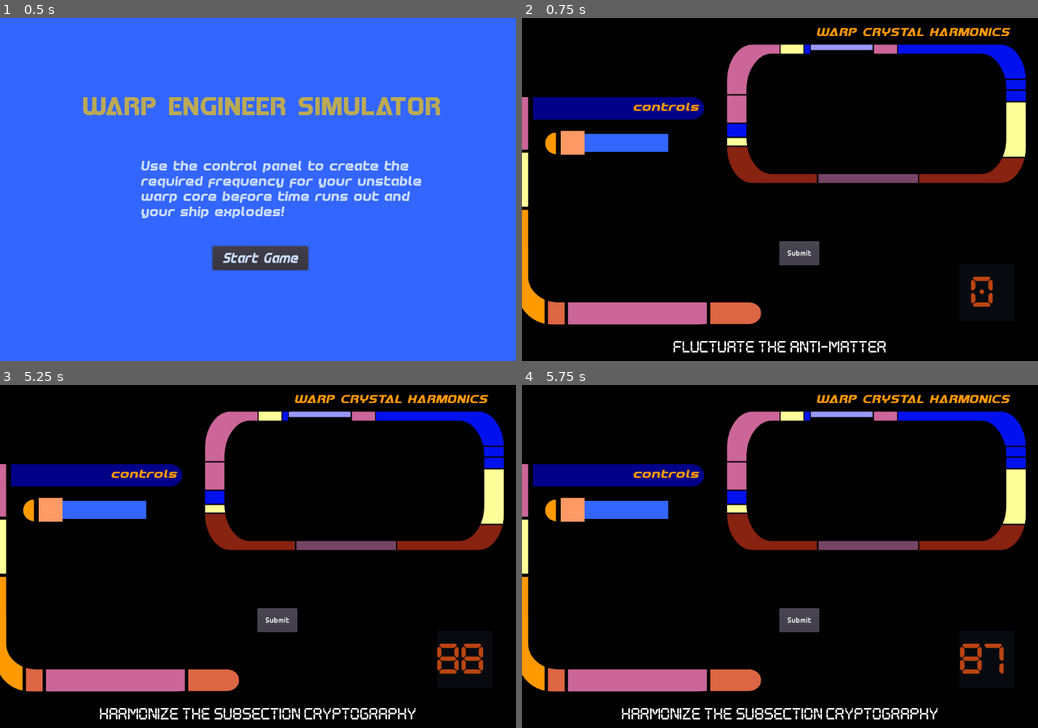
Above: before the commit, frames 1-4 (two rows, left to right).
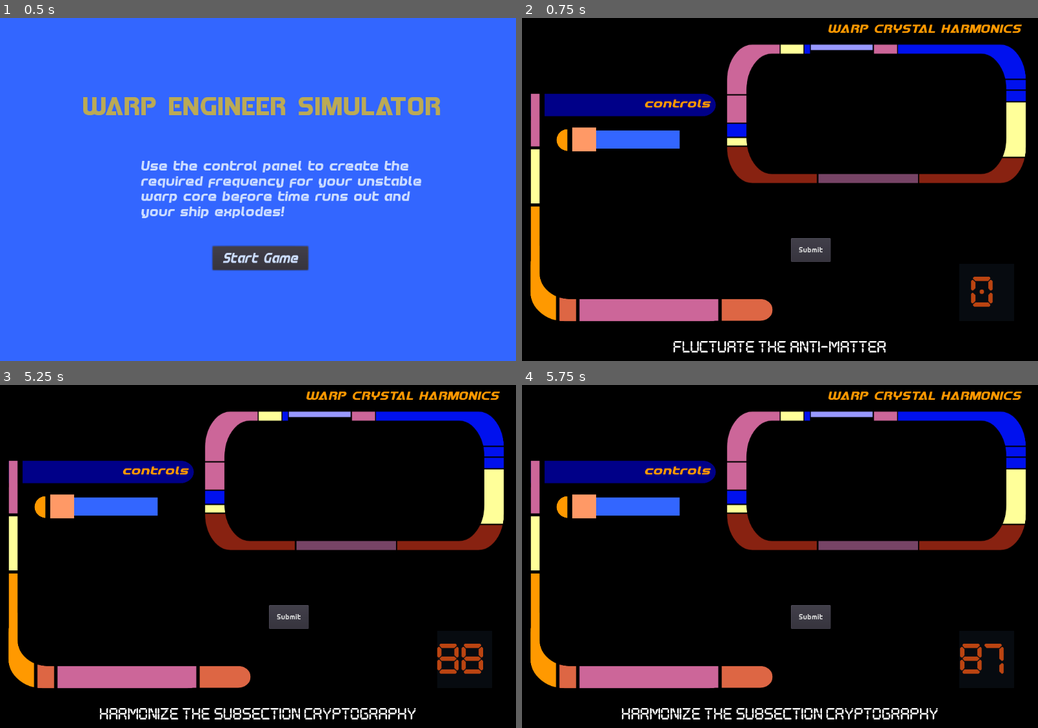
Above: after the commit, the same moments.

Repository: squiggle-at-squiggle/LDJam49
Game: Godot game, scene res://Scenes/Main.tscn
Two runs of this game, one before a commit and one after it. Both use one fixed random seed, a clock stepped at 60 frames per second and the inputs below.
Inputs:
- Up to frame 1 (0.5 s): no input
- Up to frame 2 (0.75 s): click "Start Game" at 0.5 s
- Up to frame 3 (5.25 s): click "Submit" at 1.25 s; click "Submit" at 2 s; click "Submit" at 2.75 s; tap Enter at 3.5 s; tap Space at 4.25 s; click "Start Game" at 5 s
- Up to frame 4 (5.75 s): no input

Frame 1 is identical in both runs. In frame 2, 7.0% of the frame differs, in the area x 0-97%, y 1-90%; in frame 3, 7.0%; in frame 4, 7.0%.

Commit message:
move shape

Diff:
--- a/Scenes/ControlPanel.tscn
+++ b/Scenes/ControlPanel.tscn
@@ -23,10 +23,8 @@
 [node name="Control" type="Control" parent="."]
 anchor_right = 1.0
 anchor_bottom = 1.0
-margin_left = -25.8536
-margin_top = 7.25
-margin_right = -25.8535
-margin_bottom = 7.25
+margin_left = -2.35358
+margin_right = -2.35352
 __meta__ = {
 "_edit_use_anchors_": false
 }
@@ -51,10 +49,10 @@
 line_color = "99CCFF"
 
 [node name="SliderOne" parent="Control" instance=ExtResource( 2 )]
-margin_left = 107.349
-margin_top = 229.563
-margin_right = -847.651
-margin_bottom = -437.437
+margin_left = 107.0
+margin_top = 230.25
+margin_right = -744.0
+margin_bottom = -436.75
 
 [node name="SliderTwo" parent="Control" instance=ExtResource( 5 )]
 visible = false
